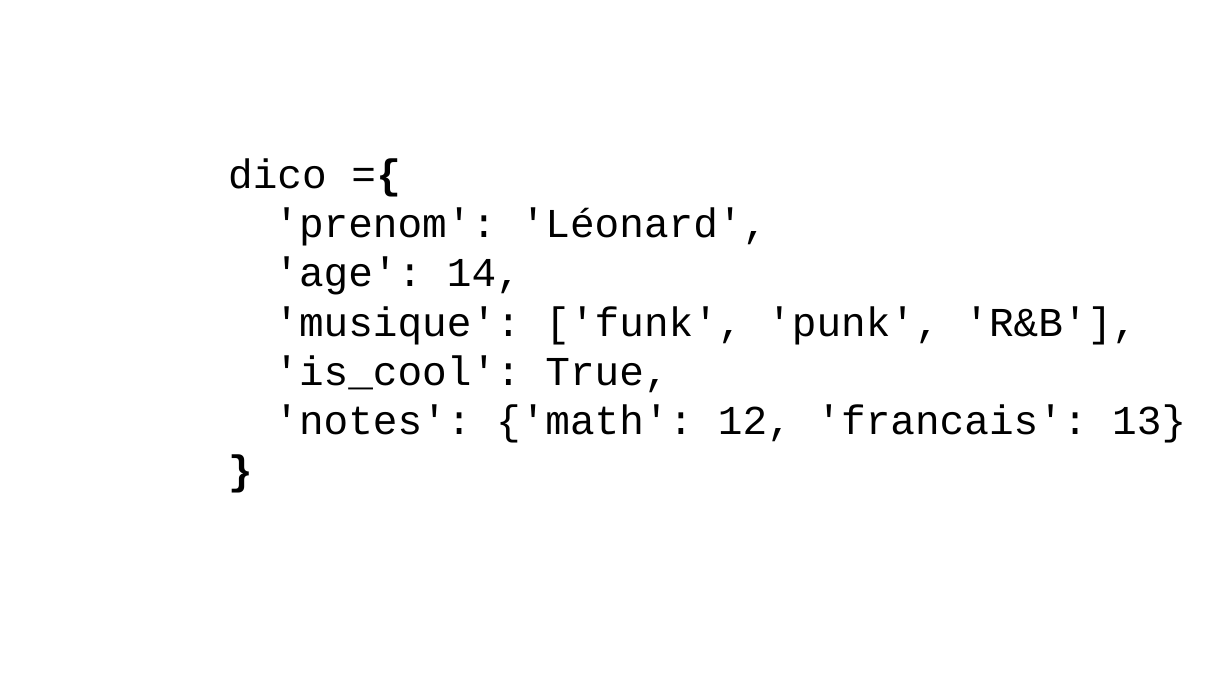
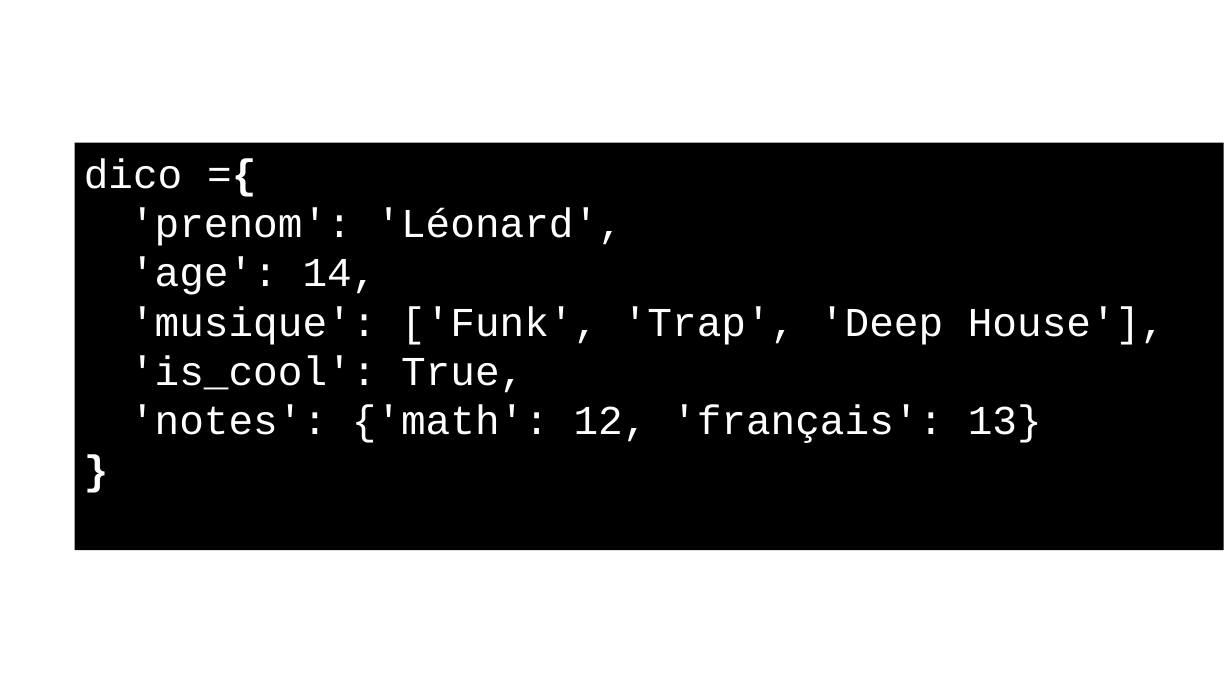
Before and after one commit to alexisperrier/XEmines_DataScience_2020, a slide deck: slide 19 of slides/XEM20_S1D1_python02.pptx. Drawn at 1232x693 pixels with LibreOffice and Linux fonts; fonts in the diff are those of the drawing. Boxes give left, top, right and bottom in pixels: in the first picture for what was removed or moved away, otherwise in the second. Text is boxed around its words. In the diff, an @@ line names an element or a change of style, - is before the commit and + after.

```diff
--- a/slides/XEM20_S1D1_python02.pptx
+++ b/slides/XEM20_S1D1_python02.pptx
@@ rectangle "dico ={": place and size @@
-rectangle "dico ={" at (228, 158, 1186, 443)
+rectangle "dico ={" at (75, 143, 1224, 551)
@@ rectangle "dico ={" at (75, 143, 1224, 551): fill none to #000000 @@
@@ text in rectangle at (84, 158, 622, 393): text colour #000000 to #FFFFFF in "dico ={", "'prenom': 'Léonard',", "'age': 14,", "'is_cool': True," and 1 more places @@
@@ text in rectangle at (130, 306, 1165, 345): text changed; text colour #000000 to #FFFFFF @@
-  'musique': ['funk', 'punk', 'R&B'],
+  'musique': ['Funk', 'Trap', 'Deep House'],
@@ text in rectangle at (130, 405, 1042, 443): text changed; text colour #000000 to #FFFFFF @@
-  'notes': {'math': 12, 'francais': 13}
+  'notes': {'math': 12, 'français': 13}
```
Also in this commit, not shown: 2 other slides changed, 3 other files.
